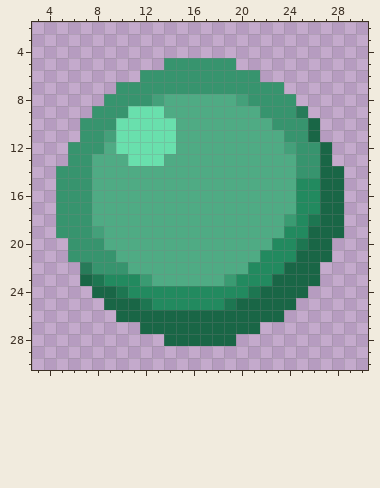
A pixel-art sprite gets an edit: Assets/Art/force_field/force_field.png. This is how it looked before the edit.
The file is 34x34 pixels. Shown: x 3..30, y 2..30.
The same view after the edit:
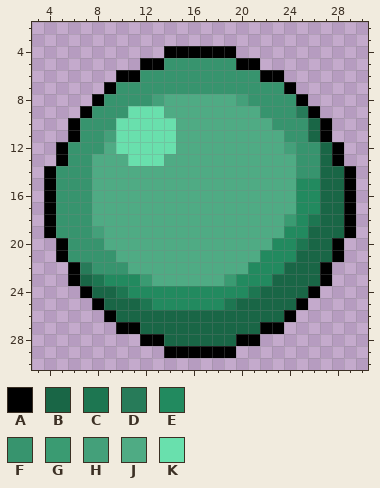
Palette (. is transparent): A #000000  B #196646  C #1d7651  D #277b59  E #228a5f  F #37946e  G #3a9b72  H #44a07a  J #4fab84  K #69e0ad
Diff:
The edit adds colour A in row 4 at x 14 to 19; in row 5 at x 12 to 13 and 20 to 21; in row 6 at x 10 to 11 and 22 to 23; in row 7 at x 9 and 24; in row 8 at x 8 and 25; in row 9 at x 7 and 26.
The edit adds colour A in rows 10 to 11 at x 6 and 27; in rows 12 to 13 at x 5 and 28; in rows 14 to 19 at x 4 and 29; in rows 20 to 21 at x 5 and 28; in rows 22 to 23 at x 6 and 27; in row 24 at x 7 and 26.
The edit adds colour A in row 25 at x 8 and 25; in row 26 at x 9 and 24; in row 27 at x 10 to 11 and 22 to 23; in row 28 at x 12 to 13 and 20 to 21; in row 29 at x 14 to 19.
Boxes around the changes in both pictures, in picture pixels (x1, y1, x2, y2):
added: (44, 46, 356, 358)
